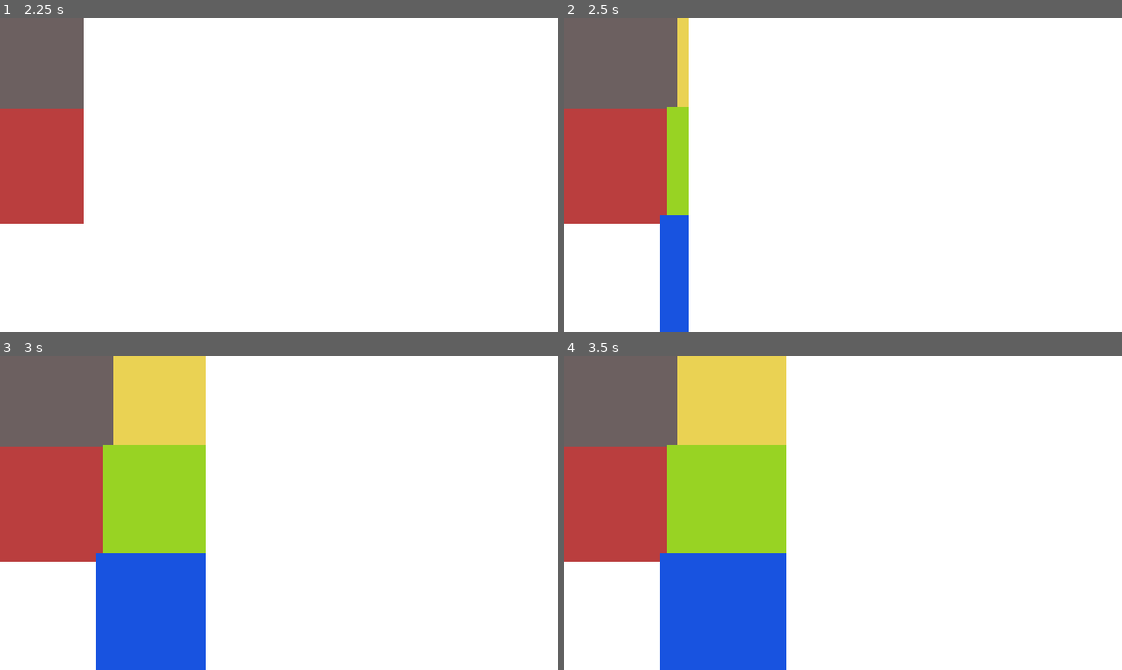
Above: before the commit, frames 1-4 (two rows, left to right).
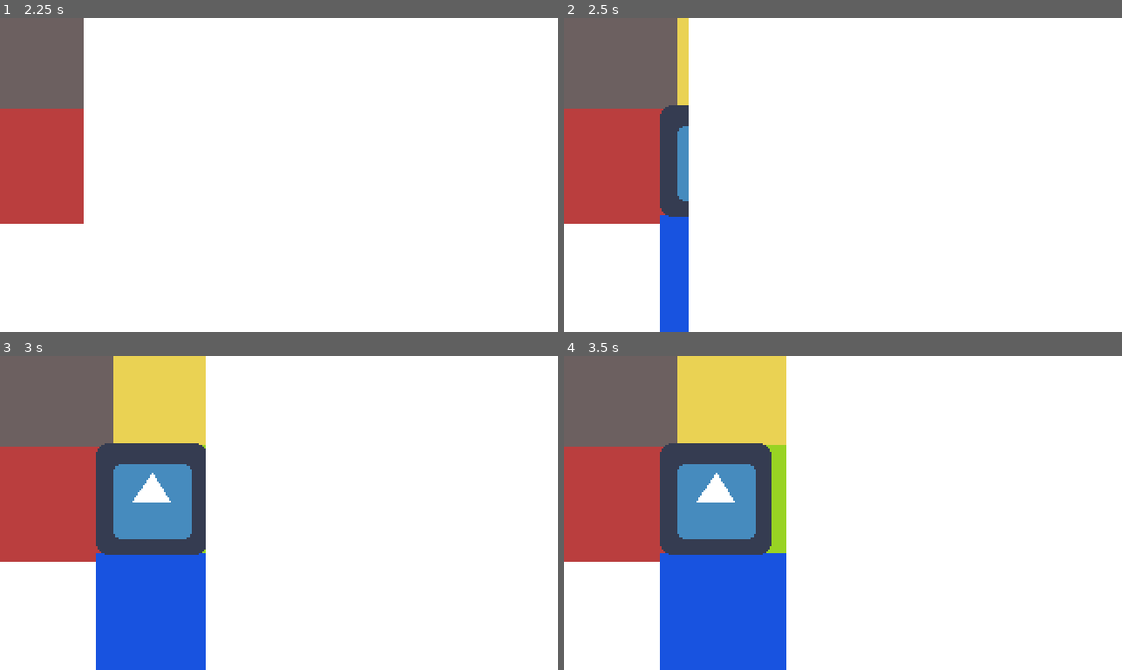
Above: after the commit, the same moments.

Repository: shacatman/PAG-Project
Game: Godot game, scene res://World/World.tscn
The game is run twice, just before and just after one commit, with the same random seed, the same clock (stepped at 60 frames per second) and the same inputs. The engine's default icon, where the game draws it, is replaced by a stand-in: a white triangle on a blue panel in a dark square.
Inputs:
- Up to frame 1 (2.25 s): tap Enter at 0.5 s; hold Right (ui_right) 0.53-1.28 s; hold Down (ui_down) 1.28-2.03 s; hold Right (ui_right) from 2.03 s (still down)
- Up to frame 2 (2.5 s): keep holding Right (ui_right)
- Up to frame 3 (3 s): release Right (ui_right) at 2.78 s; hold Up (ui_up) from 2.78 s (still down)
- Up to frame 4 (3.5 s): keep holding Up (ui_up)

Frame 1 is identical in both runs. In frame 2, 1.8% of the frame differs, in the area x 17-23%, y 27-64%; in frame 3, 6.9%; in frame 4, 7.0%, in the area x 17-38%, y 27-64%.

Commit message:
Created pushable box
box that can be moved by the player.

Diff:
--- a/Player/Player.gd
+++ b/Player/Player.gd
@@ -5,11 +5,12 @@
 onready var MAX_SPEED=100
 onready var ACCELERATION=600
 onready var FRICTION=600
+#onready var pushables={}
 var velocity=Vector2.ZERO
 
-# Called when the node enters the scene tree for the first time.
-func _ready():
-	pass # Replace with function body.
+## Called when the node enters the scene tree for the first time.
+#func _ready():
+#	pass # Replace with function body.
 
 
 # Called every physics frame. 'delta' is the elapsed time since the previous frame.
@@ -25,3 +26,28 @@
 	else:#stop the movement
 		velocity = velocity.move_toward(Vector2.ZERO,delta*FRICTION)
 	move_and_slide(velocity)
+	if get_slide_count()>0:
+		var pushable = get_slide_collision(0).collider as Pushable
+		if pushable:
+			pushable.push(-get_slide_collision(0).normal)#input_vector)
+
+#	for pushable in pushables:
+#		pushable.push(pushables[pushable])
+
+#
+#func _on_BoxInteraction_body_entered(box):
+##	print("entered!!!")
+#	var direction= box.global_position -global_position
+#		#move only on one (significant) axis
+#	if abs(direction.x)>abs(direction.y):
+#		direction.y=0
+#	elif abs(direction.x)<abs(direction.y):
+#		direction.x=0
+#	pushables[box]=direction.normalized()
+##	box.push(direction.normalized())
+#	pass # Replace with function body.
+#
+#
+#func _on_BoxInteraction_body_exited(box):
+#	pushables.erase(box)
+#	pass # Replace with function body.
--- a/Player/Player.tscn
+++ b/Player/Player.tscn
@@ -1,17 +1,45 @@
-[gd_scene load_steps=4 format=2]
+[gd_scene load_steps=6 format=2]
 
 [ext_resource path="res://icon.png" type="Texture" id=1]
 [ext_resource path="res://Player/Player.gd" type="Script" id=2]
 
-[sub_resource type="RectangleShape2D" id=1]
-extents = Vector2( 18.5625, 18.9375 )
+[sub_resource type="RectangleShape2D" id=3]
+extents = Vector2( 19, 10 )
+
+[sub_resource type="CircleShape2D" id=1]
+radius = 21.0
+
+[sub_resource type="RectangleShape2D" id=2]
+extents = Vector2( 19, 19 )
 
 [node name="Node2D" type="KinematicBody2D"]
 script = ExtResource( 2 )
 
-[node name="CollisionShape2D" type="CollisionShape2D" parent="."]
-shape = SubResource( 1 )
-
 [node name="Sprite" type="Sprite" parent="."]
 scale = Vector2( 0.609375, 0.609375 )
 texture = ExtResource( 1 )
+
+[node name="CollisionShape2D" type="CollisionShape2D" parent="."]
+position = Vector2( 0, 6 )
+shape = SubResource( 3 )
+
+[node name="BallInteraction" type="Area2D" parent="."]
+visible = false
+collision_layer = 4
+collision_mask = 4
+monitoring = false
+
+[node name="CollisionShape2D" type="CollisionShape2D" parent="BallInteraction"]
+shape = SubResource( 1 )
+
+[node name="BoxInteraction" type="Area2D" parent="."]
+visible = false
+collision_layer = 2
+collision_mask = 2
+monitoring = false
+
+[node name="CollisionShape2D2" type="CollisionShape2D" parent="BoxInteraction"]
+shape = SubResource( 2 )
+
+[connection signal="body_entered" from="BoxInteraction" to="." method="_on_BoxInteraction_body_entered"]
+[connection signal="body_exited" from="BoxInteraction" to="." method="_on_BoxInteraction_body_exited"]
--- /dev/null
+++ b/Pushables/Pushable.gd
@@ -0,0 +1,25 @@
+extends KinematicBody2D
+class_name Pushable
+
+#member variables
+onready var SPEED=50
+
+
+
+func push(direction):
+	#move only on one (significant) axis
+#	if abs(direction.x)>abs(direction.y):
+#		direction.y=0
+#	elif abs(direction.x)<abs(direction.y):
+#		direction.x=0
+	move_and_slide(direction.normalized()*SPEED)
+
+
+# Called when the node enters the scene tree for the first time.
+#func _ready():
+#	pass # Replace with function body.
+
+
+# Called every frame. 'delta' is the elapsed time since the previous frame.
+#func _process(delta):
+#	pass
--- /dev/null
+++ b/Pushables/PushableBox.tscn
@@ -0,0 +1,16 @@
+[gd_scene load_steps=4 format=2]
+
+[ext_resource path="res://icon.png" type="Texture" id=1]
+[ext_resource path="res://Pushables/Pushable.gd" type="Script" id=2]
+
+[sub_resource type="RectangleShape2D" id=1]
+extents = Vector2( 30, 30.5 )
+
+[node name="PushableBox" type="KinematicBody2D"]
+script = ExtResource( 2 )
+
+[node name="Sprite" type="Sprite" parent="."]
+texture = ExtResource( 1 )
+
+[node name="CollisionShape2D" type="CollisionShape2D" parent="."]
+shape = SubResource( 1 )
--- a/Shaders/ShaderCircle.gdshader
+++ b/Shaders/ShaderCircle.gdshader
@@ -7,14 +7,12 @@
 uniform vec2 center;
 uniform float size;//0.17 seems like a good choice
 void fragment(){
-
-//	float ratio= SCREEN_PIXEL_SIZE.x/ SCREEN_PIXEL_SIZE.y;
-	vec2 scaleduv=UV-0.5;//(SCREEN_UV-vec2(0.5,0.0))/ vec2(ratio,1.0)+vec2(0.5,0.0);
+	vec2 scaleduv=UV-0.5;
 	float mask =1.0-smoothstep(size-0.1,size,length(scaleduv-center));
 	COLOR=texture(SCREEN_TEXTURE,SCREEN_UV);
 	vec3 grayscale=vec3(COLOR.r+COLOR.g+COLOR.b)/3.0;
 	bool setcolor=false;
-	if(mask>0.85){//0.7
+	if(mask>0.85){
 		//determine the hue value of the pixel
 		float hue;
 		float minval=min(COLOR.r,min(COLOR.g,COLOR.b));
@@ -53,49 +51,3 @@
 	if(!setcolor)
 		COLOR.rgb=vec3(grayscale);
 }
-
-
-
-/////////////////////////////PREVIOUS VERSION- working with green only
-/*shader_type canvas_item;
-
-uniform bool active=true;
-uniform bool show_green=false;
-uniform vec2 center;
-uniform float size;
-void fragment(){
-
-//	float ratio= SCREEN_PIXEL_SIZE.x/ SCREEN_PIXEL_SIZE.y;
-	vec2 scaleduv=UV-0.5;//(SCREEN_UV-vec2(0.5,0.0))/ vec2(ratio,1.0)+vec2(0.5,0.0);
-	float mask =1.0-smoothstep(size-0.1,size,length(scaleduv-center));
-	COLOR=texture(SCREEN_TEXTURE,SCREEN_UV);
-	vec3 grayscale=vec3(COLOR.r+COLOR.g+COLOR.b)/3.0;
-	bool setcolor=false;
-	if(mask>0.7){//0.7
-		if(COLOR.g>0.5 && COLOR.r<0.5 && COLOR.b<0.5){
-			COLOR.rgb=COLOR.rgb*vec3(mask);
-			setcolor=true;
-		}
-	}
-	if(!setcolor)
-		COLOR.rgb=vec3(grayscale);
-}*/
-
-/*OLDEST VERSION
-shader_type canvas_item;
-
-uniform bool active=true;
-uniform vec2 center;
-uniform float size;
-void fragment(){
-
-	float ratio= SCREEN_PIXEL_SIZE.x/ SCREEN_PIXEL_SIZE.y;
-	vec2 scaleduv=UV-0.5;//(SCREEN_UV-vec2(0.5,0.0))/ vec2(ratio,1.0)+vec2(0.5,0.0);
-	float mask =1.0-smoothstep(size-0.1,size,length(scaleduv-center));
-	COLOR=texture(SCREEN_TEXTURE,SCREEN_UV);
-	vec3 grayscale=vec3(COLOR.r+COLOR.g+COLOR.b)/3.0;
-	if(mask>0.7)//0.7
-	COLOR.rgb=COLOR.rgb*vec3(mask);
-	else
-	COLOR.rgb=vec3(grayscale);
-}*/
--- a/Shaders/ShaderCircle.tscn
+++ b/Shaders/ShaderCircle.tscn
@@ -5,7 +5,7 @@
 [sub_resource type="ShaderMaterial" id=62]
 shader = ExtResource( 1 )
 shader_param/active = true
-shader_param/show_red = true
+shader_param/show_red = false
 shader_param/show_green = false
 shader_param/show_blue = false
 shader_param/center = null
--- a/World/World.tscn
+++ b/World/World.tscn
@@ -1,7 +1,8 @@
-[gd_scene load_steps=3 format=2]
+[gd_scene load_steps=4 format=2]
 
 [ext_resource path="res://Player/Player.tscn" type="PackedScene" id=1]
 [ext_resource path="res://Shaders/ShaderCircle.tscn" type="PackedScene" id=2]
+[ext_resource path="res://Pushables/PushableBox.tscn" type="PackedScene" id=3]
 
 [node name="World" type="Node2D"]
 
@@ -136,6 +137,9 @@
 "_edit_use_anchors_": false
 }
 
+[node name="PushableBox" parent="." instance=ExtResource( 3 )]
+position = Vector2( 87, 82 )
+
 [node name="CircleShader" parent="." instance=ExtResource( 2 )]
 position = Vector2( 264, 143 )
 
--- a/project.godot
+++ b/project.godot
@@ -7,6 +7,16 @@
 ;   param=value ; assign values to parameters
 
 config_version=4
+
+_global_script_classes=[ {
+"base": "KinematicBody2D",
+"class": "Pushable",
+"language": "GDScript",
+"path": "res://Pushables/Pushable.gd"
+} ]
+_global_script_class_icons={
+"Pushable": ""
+}
 
 [application]
 
@@ -25,6 +35,9 @@
 [physics]
 
 common/enable_pause_aware_picking=true
+2d/default_gravity_vector=Vector2( 0, 0 )
+2d/default_linear_damp=4.0
+2d/default_angular_damp=4.0
 
 [rendering]
 
